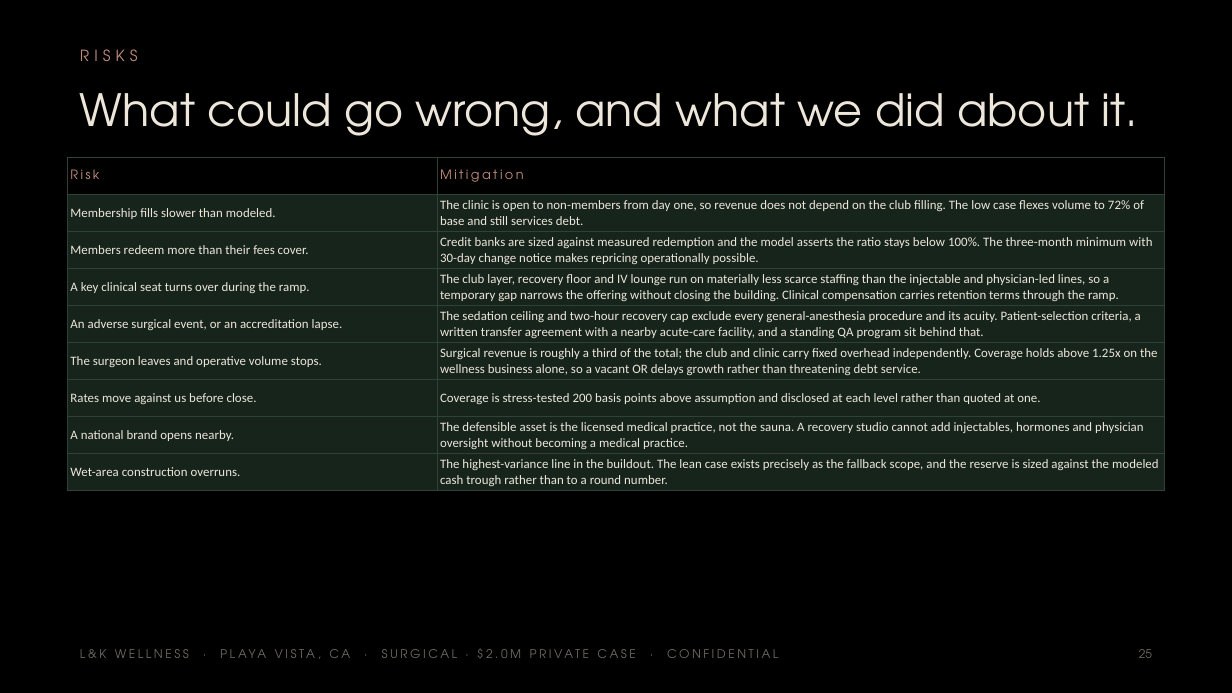
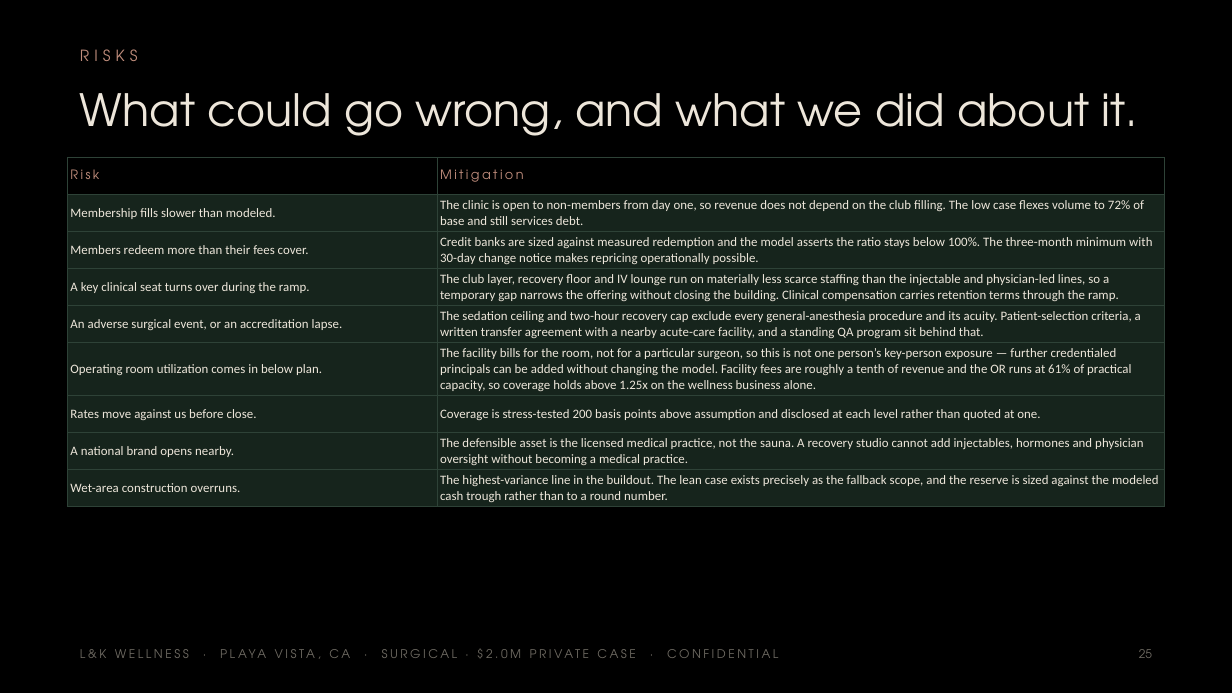
Before and after one commit to apexalpha811/2mil_surgical, a slide deck: slide 25 of 2.0mil_surgical.pptx. Drawn at 1232x693 pixels with LibreOffice and Linux fonts; fonts in the diff are those of the drawing. Boxes give left, top, right and bottom in pixels: in the first picture for what was removed or moved away, otherwise in the second. Text is boxed around its words. In the diff, an @@ line names an element or a change of style, - is before the commit and + after.

```diff
--- a/2.0mil_surgical.pptx
+++ b/2.0mil_surgical.pptx
@@ table at bbox=[68, 158, 1164, 506] @@
-row 6, column 1: The surgeon leaves and operative volume stops.
+row 6, column 1: Operating room utilization comes in below plan.
-row 6, column 2: Surgical revenue is roughly a third of the total; the club and clinic carry fixed overhead independently. Coverage holds above 1.25x on the wellness business alone, so a vacant OR delays growth rather than threatening debt service.
+row 6, column 2: The facility bills for the room, not for a particular surgeon, so this is not one person’s key-person exposure — further credentialed principals can be added without changing the model. Facility fees are roughly a tenth of revenue and the OR runs at 61% of practical capacity, so coverage holds above 1.25x on the wellness business alone.
```
Also in this commit, not shown: 14 other slides changed, 5 other files.
